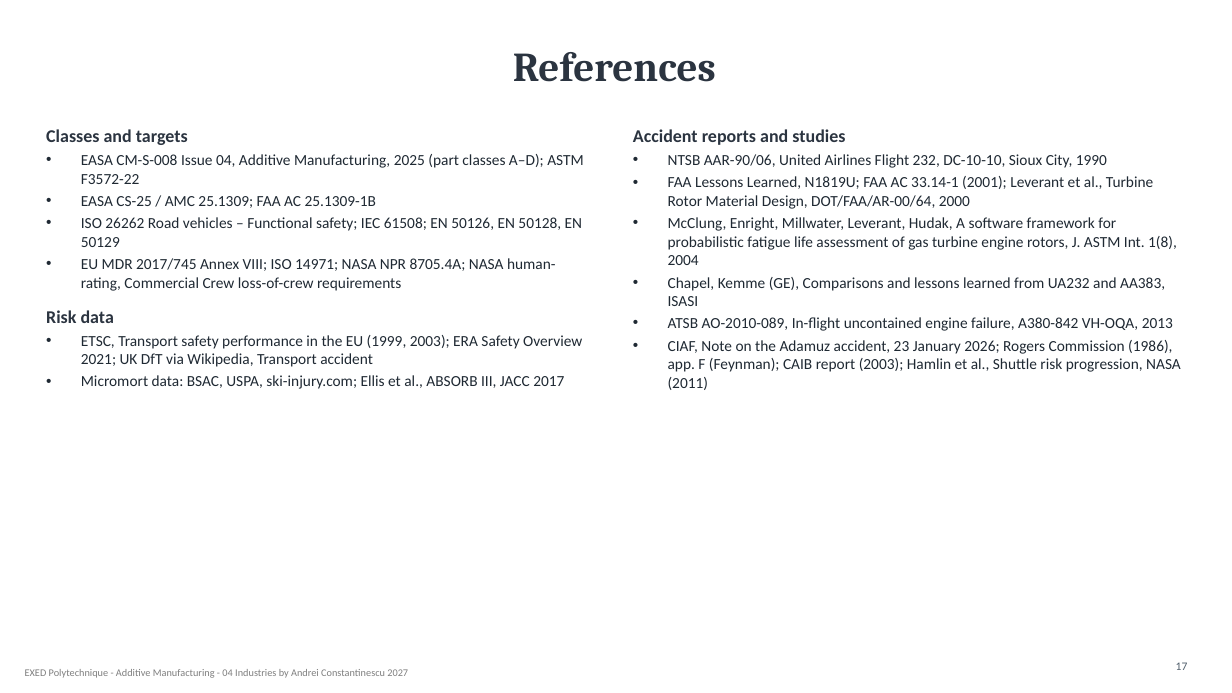
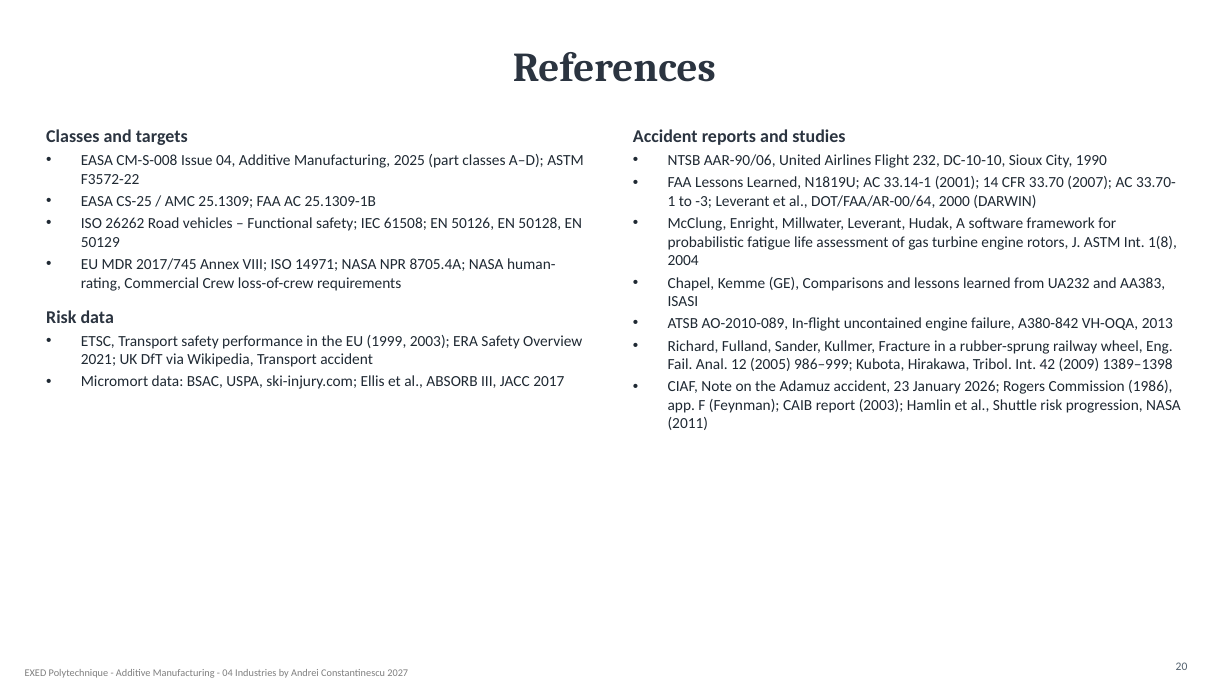
Before and after one commit to aconstant-lms/X-FabAdd, a slide deck: slide 20 of 04_industries/slides/04_risk_human_activities.pptx (slide 17 before the commit). Drawn at 1232x693 pixels with LibreOffice and Linux fonts; fonts in the diff are those of the drawing. Boxes give left, top, right and bottom in pixels: in the first picture for what was removed or moved away, otherwise in the second. Text is boxed around its words. In the diff, an @@ line names an element or a change of style, - is before the commit and + after.

```diff
--- a/04_industries/slides/04_risk_human_activities.pptx
+++ b/04_industries/slides/04_risk_human_activities.pptx
@@ text at [668, 176, 1176, 208]: text changed @@
-• FAA Lessons Learned, N1819U; FAA AC 33.14-1 (2001); Leverant et al., Turbine Rotor Material Design, DOT/FAA/AR-00/64, 2000
+• FAA Lessons Learned, N1819U; AC 33.14-1 (2001); 14 CFR 33.70 (2007); AC 33.70-1 to -3; Leverant et al., DOT/FAA/AR-00/64, 2000 (DARWIN)
@@ text at [668, 340, 1173, 371]: paragraph added @@
+• Richard, Fulland, Sander, Kullmer, Fracture in a rubber-sprung railway wheel, Eng. Fail. Anal. 12 (2005) 986–999; Kubota, Hirakawa, Tribol. Int. 42 (2009) 1389–1398
@@ page number at [1176, 662, 1188, 670]: text changed @@
-17
+20
```
Also in this commit, not shown: 5 other slides changed, 3 slides added, 10 other files.
